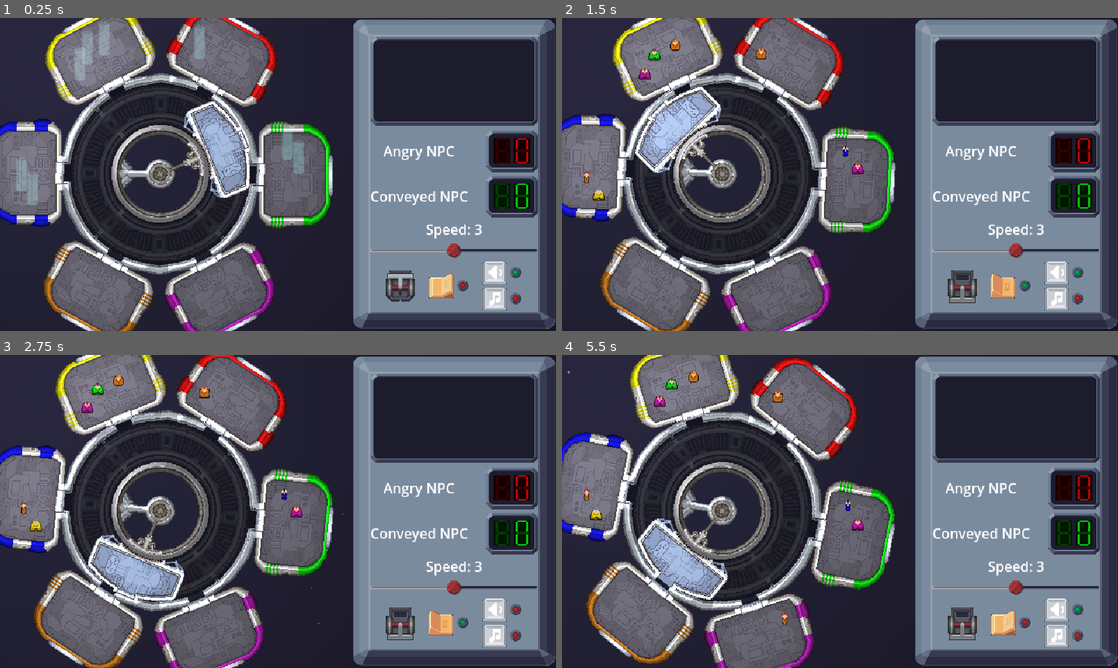
Above: before the commit, frames 1-4 (two rows, left to right).
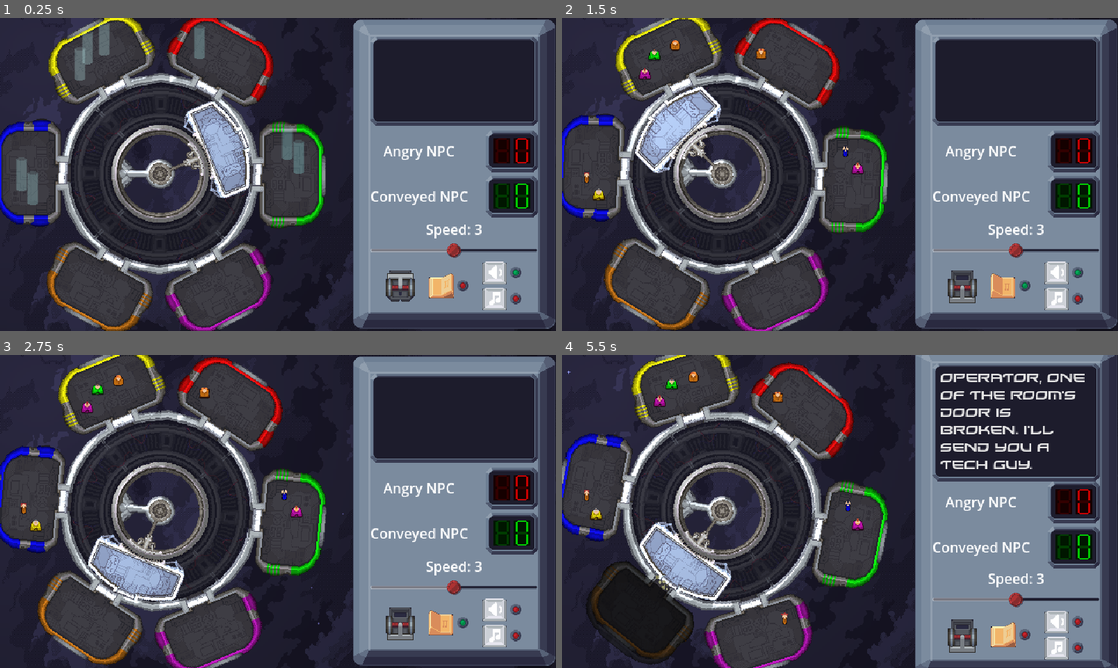
Above: after the commit, the same moments.

Repository: tehelka-gamedev/gmtk-2025
Game: Godot game, scene res://main.tscn
Two runs of this game, one before a commit and one after it. Both use one fixed random seed, a clock stepped at 60 frames per second and the inputs below. Sound files missing from this copy of the repository are replaced by a short silence.
Inputs (mouse positions are in pixels of both pictures, inside the frame that each line leads up to; where the layout moved, square brackets give the same spot in the first picture):
- Up to frame 1 (0.25 s): no input
- Up to frame 2 (1.5 s): click (962, 287) at 0.5 s; click (1001, 287) at 1.25 s
- Up to frame 3 (2.75 s): click (494, 608) at 2.02 s
- Up to frame 4 (5.5 s): click (962, 624) at 2.75 s; click (1001, 633) [1001, 624] at 3.5 s; click (1056, 608) at 4.27 s; click (962, 633) [962, 624] at 5 s

The runs differ from the first frame. In frame 1, 23% of the frame differs, in the area x 0-60%, y 0-100%; in frame 2, 22%; in frame 3, 22%; in frame 4, 36%, in the area x 0-100%, y 0-100%.

Commit message:
Decals and room integration + doors

Diff:
--- a/godot/event_manager/event_manager.gd
+++ b/godot/event_manager/event_manager.gd
@@ -10,7 +10,7 @@
 
 const NPC_class = preload("res://objects/npc/npc.tscn")
 
-const TIME_BEFORE_FIRST_EVENT: float = 30.0
+const TIME_BEFORE_FIRST_EVENT: float = 3.0
 const MIN_WINDOW: float = 20.0
 const MAX_WINDOW: float = 30.0
 const VIP_NUMBER: int = 3
@@ -42,13 +42,13 @@
 func _on_timer_timeout() -> void:
     var possible_event_function: Array[Callable] = []
     if not tech_guy_present:
-        if _previous_event != EventType.BROKEN_SPEED:
-            possible_event_function.append(_play_slow_elevator_event)
+        #if _previous_event != EventType.BROKEN_SPEED:
+            #possible_event_function.append(_play_slow_elevator_event)
         if _previous_event != EventType.BROKEN_DOOR:
             possible_event_function.append(_play_broken_door_event)
-    if game_manager.current_npc_count + VIP_NUMBER + 1 < game_manager.max_npc_count:
-        if _previous_event != EventType.VIP:
-            possible_event_function.append(_play_vip_event)
+    #if game_manager.current_npc_count + VIP_NUMBER + 1 < game_manager.max_npc_count:
+        #if _previous_event != EventType.VIP:
+            #possible_event_function.append(_play_vip_event)
 
     if possible_event_function.is_empty():
         _setup_timer_for_next_event()
--- a/godot/main.tscn
+++ b/godot/main.tscn
@@ -1,7 +1,7 @@
 [gd_scene load_steps=23 format=3 uid="uid://dtidxkaetf78h"]
 
 [ext_resource type="Script" uid="uid://cdo6vkw180fto" path="res://scripts/game_manager.gd" id="1_lquwl"]
-[ext_resource type="Texture2D" uid="uid://b6nuk4e64hnsf" path="res://sprites/background.png" id="2_7mycd"]
+[ext_resource type="Texture2D" uid="uid://erjmfm4qxnmx" path="res://sprites/spacebackground.png" id="2_cegan"]
 [ext_resource type="PackedScene" uid="uid://bixriv415q58j" path="res://objects/elevator.tscn" id="3_7mycd"]
 [ext_resource type="Texture2D" uid="uid://bq8gfnv4drwjg" path="res://sprites/particles/staranimation-Sheet.png" id="3_272bh"]
 [ext_resource type="Shader" uid="uid://cln8o8wolh2av" path="res://rotsprite.gdshader" id="4_4c57u"]
@@ -44,7 +44,7 @@
 offset_bottom = 382.0
 size_flags_horizontal = 3
 size_flags_vertical = 3
-texture = ExtResource("2_7mycd")
+texture = ExtResource("2_cegan")
 metadata/_edit_lock_ = true
 
 [node name="CPUParticles2D" type="CPUParticles2D" parent="."]
@@ -82,29 +82,32 @@
 
 [node name="Room" parent="World/SpaceStation/Rooms" instance=ExtResource("4_272bh")]
 rotation = 0.488692
-decal_to_use = true
+decal_to_use = 0
 
 [node name="Room2" parent="World/SpaceStation/Rooms" instance=ExtResource("4_272bh")]
 rotation = 1.5708
 color = 4
+decal_to_use = 1
 
 [node name="Room3" parent="World/SpaceStation/Rooms" instance=ExtResource("4_272bh")]
 rotation = 2.6529
 color = 2
-decal_to_use = true
+decal_to_use = 2
 
 [node name="Room4" parent="World/SpaceStation/Rooms" instance=ExtResource("4_272bh")]
 rotation = 3.63028
 color = 3
+decal_to_use = 3
 
 [node name="Room5" parent="World/SpaceStation/Rooms" instance=ExtResource("4_272bh")]
 rotation = 4.71239
 color = 1
-decal_to_use = true
+decal_to_use = 4
 
 [node name="Room6" parent="World/SpaceStation/Rooms" instance=ExtResource("4_272bh")]
 rotation = 5.79449
 color = 5
+decal_to_use = 5
 
 [node name="Elevator" parent="World" node_paths=PackedStringArray("space_station") instance=ExtResource("3_7mycd")]
 position = Vector2(184, 179)
--- a/godot/objects/elevator.gd
+++ b/godot/objects/elevator.gd
@@ -65,20 +65,6 @@
 func door_is_opening() -> bool:
     return _current_door_state == DoorState.OPENING
 
-func set_door_open() -> void:
-    _current_door_state = DoorState.OPENED
-    _door.play("open")
-    await _door.animation_finished
-    door_opened.emit()
-
-func set_door_closed() -> void:
-    _current_door_state = DoorState.CLOSED
-    _door.play("close")
-    await _door.animation_finished
-    door_closed.emit()
-
-
-
 #### DOOR END  ####
 
 
@@ -123,7 +109,10 @@
 
 func _open_door() -> void:
     _current_door_state = DoorState.OPENING
-    get_tree().create_timer(0.5).timeout.connect(set_door_open) # Temporary wait, for animation later
+    _door.play("open")
+    await _door.animation_finished
+    _current_door_state = DoorState.OPENED
+    door_opened.emit()
     # play open_door_animation
     # await open__door_animation.finished
 
@@ -131,7 +120,10 @@
 
 func _close_door() -> void:
     _current_door_state = DoorState.CLOSING
-    get_tree().create_timer(0.5).timeout.connect(set_door_closed) # Temporary wait, for animation later
+    _door.play("close")
+    await _door.animation_finished
+    _current_door_state = DoorState.CLOSED
+    door_closed.emit()
 
     snap_target.close_door()
 
--- a/godot/objects/room.gd
+++ b/godot/objects/room.gd
@@ -2,6 +2,7 @@
 extends RoomBase
 class_name Room
 
+signal door_opened
 signal tech_guy_in_elevator(tech_guy: NPC)
 signal npc_is_waiting(room:Room, npc: NPC)
 
@@ -14,15 +15,12 @@
         _decal.modulate = Enum.color_enum_to_rgb(color)
 
 @export var entrance_position:Marker2D = null
-@export var decal_to_use: bool = false:
+@export_range(0, 5) var decal_to_use: int = 0:
     set(value):
         if not is_node_ready():
             await ready
         decal_to_use = value
-        if decal_to_use:
-            _decal.region_rect.position.x = 124
-        else:
-            _decal.region_rect.position.x = 0
+        _decal.region_rect.position.x = 126 * decal_to_use
 
 @onready var npc_spawn: Marker2D = $NPCSpawn
 @onready var _door: AnimatedSprite2D = $Door
@@ -131,7 +129,10 @@
 
 
 func open_door() -> void:
-    _door.play("open")
+    if not door_broken:
+        _door.play("open")
+        await _door.animation_finished
+        door_opened.emit()
 
 
 func close_door() -> void:
--- a/godot/objects/room.tscn
+++ b/godot/objects/room.tscn
@@ -1,9 +1,10 @@
-[gd_scene load_steps=22 format=3 uid="uid://dd5giy7mmmmxe"]
+[gd_scene load_steps=23 format=3 uid="uid://dd5giy7mmmmxe"]
 
 [ext_resource type="Script" uid="uid://bc64r08fcwb8g" path="res://objects/room.gd" id="1_d4lmf"]
+[ext_resource type="Texture2D" uid="uid://b8o5mt6petkpy" path="res://sprites/room3.png" id="2_8rv7e"]
 [ext_resource type="Texture2D" uid="uid://jvibyudsrbft" path="res://sprites/room2.png" id="2_c0xyw"]
+[ext_resource type="Texture2D" uid="uid://piefel3bd5p7" path="res://sprites/roomdecals2.png" id="3_8rv7e"]
 [ext_resource type="Script" uid="uid://5gunqk2qmled" path="res://objects/slot_manager.gd" id="3_lvljb"]
-[ext_resource type="Texture2D" uid="uid://bmq30wsjws8ar" path="res://sprites/roomdecals.png" id="3_n1ucb"]
 [ext_resource type="Script" uid="uid://cjd6a7ud0c8av" path="res://objects/slot.gd" id="4_4d8i4"]
 [ext_resource type="Texture2D" uid="uid://d2jv1qmenxydg" path="res://sprites/door/roomdoor.png" id="6_8rv7e"]
 [ext_resource type="Texture2D" uid="uid://dchiyyxal4b8v" path="res://sprites/particles/explosion/Explosion_Sheet.png" id="7_r2kp8"]
@@ -106,6 +107,7 @@
 [node name="Room" type="Node2D" node_paths=PackedStringArray("entrance_position", "slot_manager")]
 script = ExtResource("1_d4lmf")
 entrance_position = NodePath("EntrancePosition")
+decal_to_use = false
 slot_manager = NodePath("SlotManager")
 metadata/_edit_group_ = true
 
@@ -116,12 +118,15 @@
 position = Vector2(0, -156)
 
 [node name="Room" type="Sprite2D" parent="Pivot"]
-texture = ExtResource("2_c0xyw")
+light_mask = 0
+position = Vector2(0, 3)
+texture = ExtResource("2_8rv7e")
 
 [node name="Decal" type="Sprite2D" parent="Pivot"]
 modulate = Color(1, 0, 0, 0.5)
 material = SubResource("ShaderMaterial_r2kp8")
-texture = ExtResource("3_n1ucb")
+position = Vector2(-1, -4)
+texture = ExtResource("3_8rv7e")
 region_enabled = true
 region_rect = Rect2(0, 0, 124, 86)
 
@@ -167,7 +172,7 @@
 type = 1
 
 [node name="Door" type="AnimatedSprite2D" parent="."]
-position = Vector2(0, -116)
+position = Vector2(0, -112)
 sprite_frames = SubResource("SpriteFrames_h8jdt")
 autoplay = "default"
 speed_scale = 2.0
@@ -180,7 +185,7 @@
 light_mask = 0
 z_index = 15
 material = SubResource("CanvasItemMaterial_r2kp8")
-position = Vector2(0, -116)
+position = Vector2(0, -108)
 emitting = false
 texture = ExtResource("7_r2kp8")
 lifetime = 0.5
--- a/godot/scripts/game_manager.gd
+++ b/godot/scripts/game_manager.gd
@@ -321,6 +321,8 @@
     if snapped_room == null:
         return # do nothing, if somehow the door opened without snapping
     elif room == snapped_room:
+        snapped_room.open_door()
+        await snapped_room.door_opened
         _on_elevator_door_opened()
 
 
Binary file added: godot/sprites/room3.png
Not shown, added: godot/sprites/room3.png.import
Binary file added: godot/sprites/roomdecals2.png
Not shown, added: godot/sprites/roomdecals2.png.import
Binary file added: godot/sprites/spacebackground.png
Not shown, added: godot/sprites/spacebackground.png.import
Not shown, changed: godot/todo.txt
